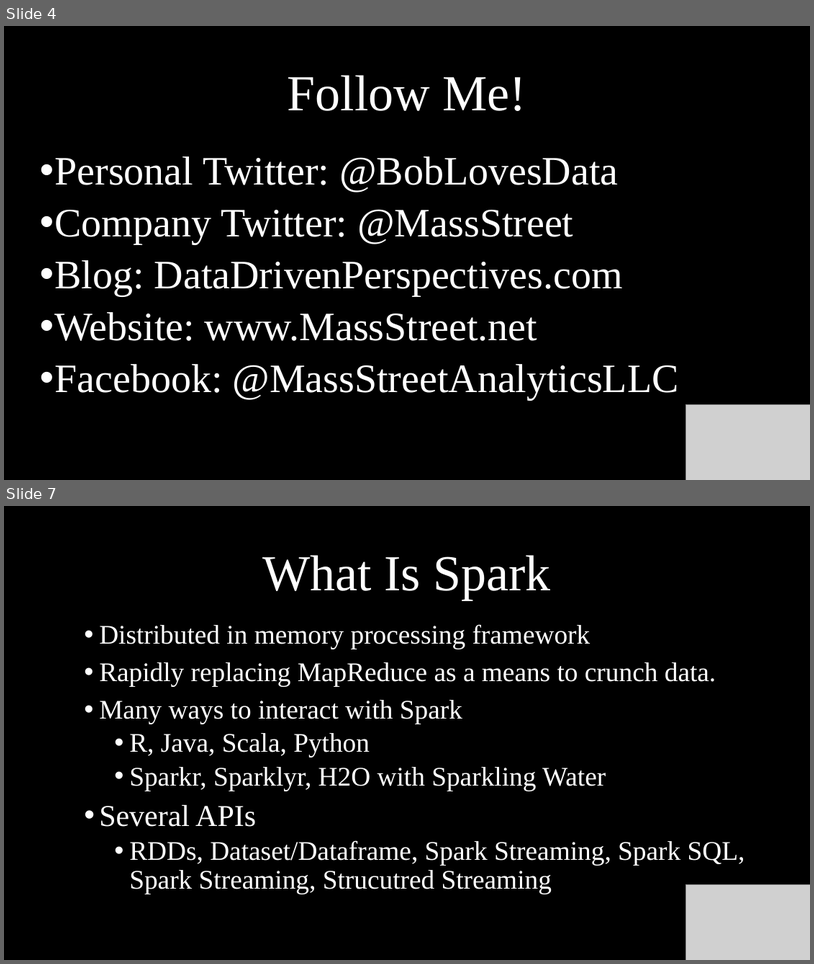
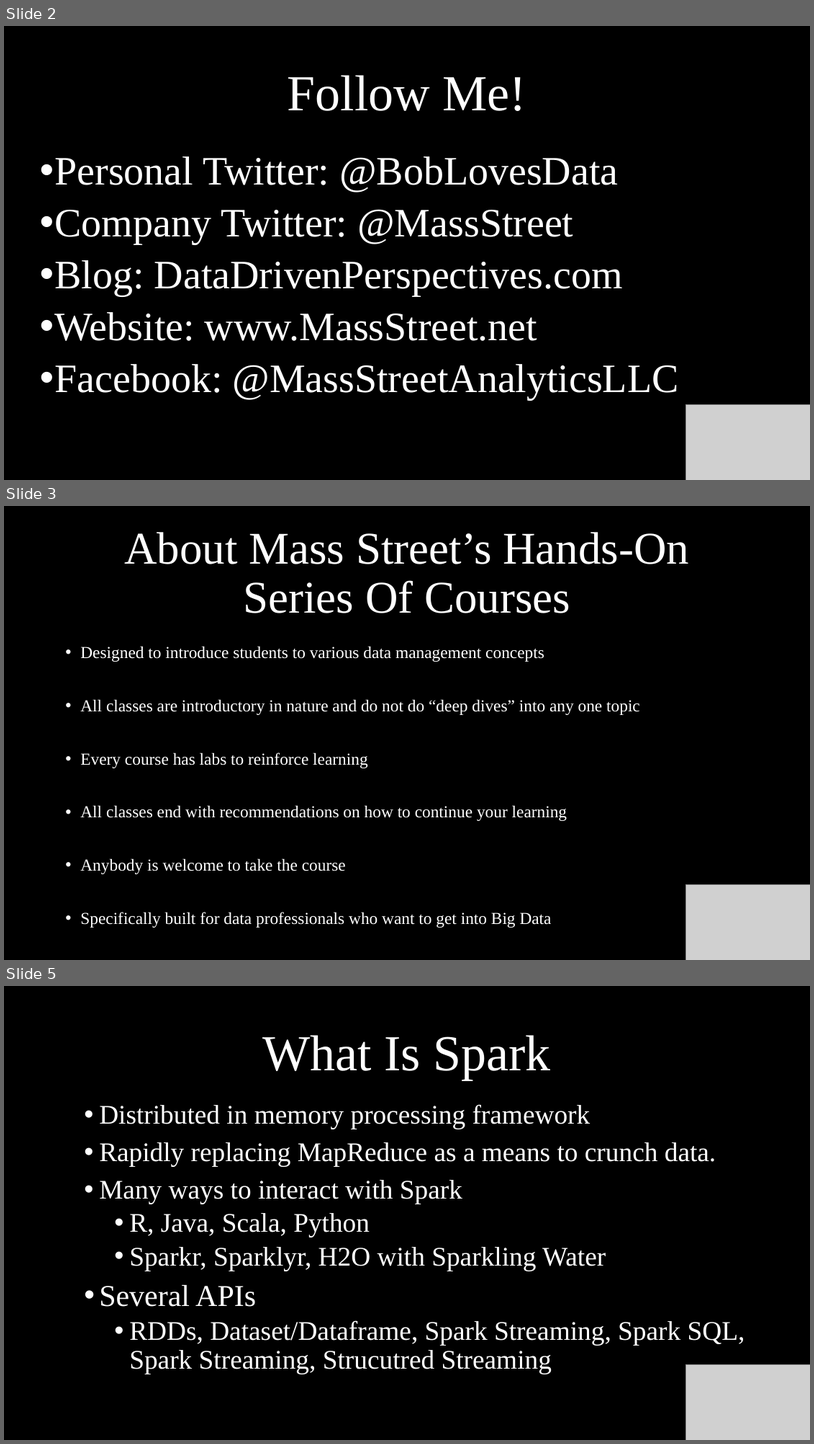
Before and after one commit to MassStreetAnalytics/getting-started-with-sparklyr, a slide deck: Documents/Deck/Getting Started With Sparklyr.pptx. Shown one above the other, each under a label of ours: slides 4 and 7 before the commit, slides 2, 3 and 5 after it; the slides between them are not shown. The pictures are 814x964 and 814x1444 pixels, drawn with LibreOffice and Linux fonts; fonts in the diff are those of the drawing; grey boxes stand for pictures; background and template pictures are left out. Boxes give left, top, right and bottom in pixels: in the first picture for what was removed or moved away, otherwise in the second. Text is boxed around its words. In the diff, an @@ line names an element or a change of style, - is before the commit and + after.

```diff
--- a/Documents/Deck/Getting Started With Sparklyr.pptx
+++ b/Documents/Deck/Getting Started With Sparklyr.pptx
@@ slide 3 added at [4, 506, 810, 960], background picture (left out) @@
@@ title added at [124, 532, 689, 613], 54 pt, text #FFFFFF @@
+About Mass Street’s Hands-On Series Of Courses
@@ text added at [80, 646, 640, 927], 20 pt, text #FFFFFF @@
+• Designed to introduce students to various data management concepts
+• All classes are introductory in nature and do not do “deep dives” into any one topic
+• Every course has labs to reinforce learning
+• All classes end with recommendations on how to continue your learning
+• Anybody is welcome to take the course
+• Specifically built for data professionals who want to get into Big Data
@@ picture added at [687, 885, 810, 960] @@
@@ what was slide 4 is now slide 2 @@
@@ what was slide 7 is now slide 5 @@
```
Also in this commit, not shown: 1 slide changed, 1 other slide added, 3 slides removed, 5 other files.
